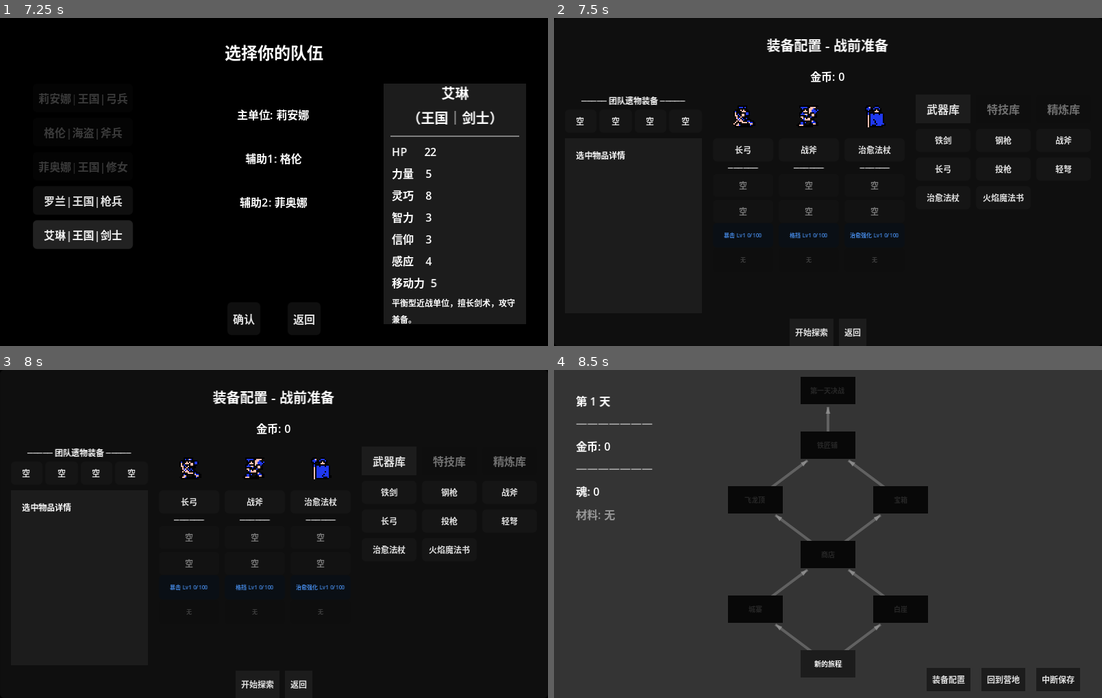
Above: before the commit, frames 1-4 (two rows, left to right).
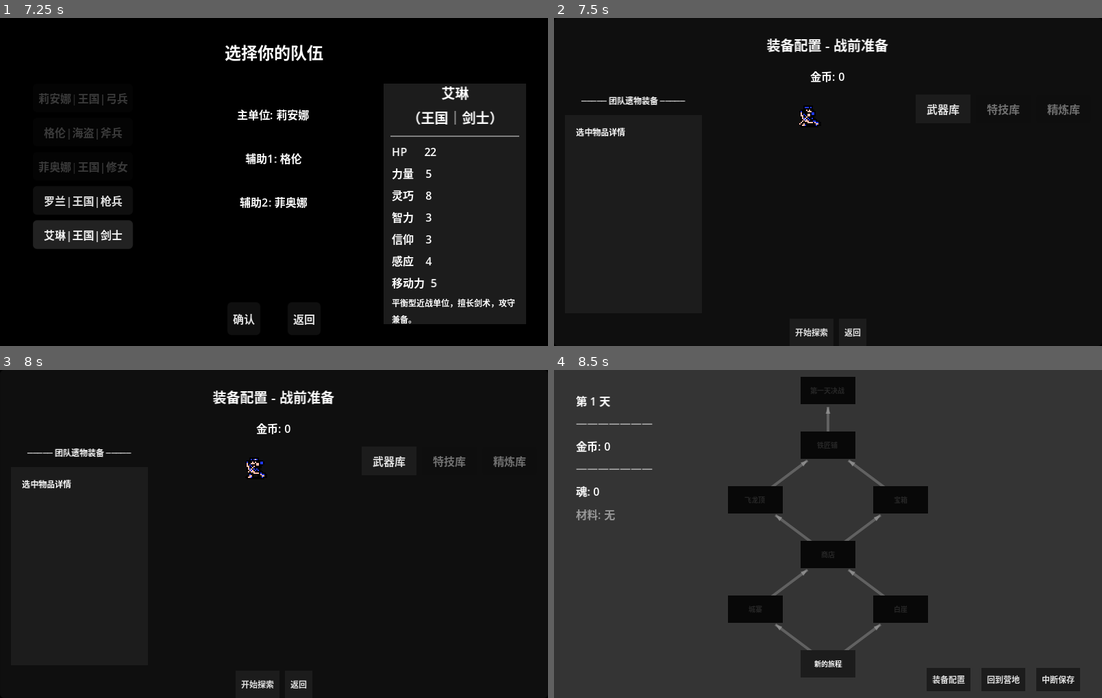
Above: after the commit, the same moments.

Repository: ZhuXilin/Dev_Project_260730
Game: Godot game, scene res://content/scenes/ui/MainMenu.tscn
Two runs of this game, one before a commit and one after it. Both use one fixed random seed, a clock stepped at 60 frames per second and the inputs below. Sound files missing from this copy of the repository are replaced by a short silence.
Inputs:
- Up to frame 1 (7.25 s): click "继续游戏" at 0.5 s; click "新建游戏" at 1.25 s; click "新游戏" at 2 s; click "战场探索" at 2.75 s; click "莉安娜|王国|弓兵" at 3.5 s; click "格伦|海盗|斧兵" at 4.25 s; click "菲奥娜|王国|修女" at 5 s; click "罗兰|王国|枪兵" at 5.75 s; click "艾琳|王国|剑士" at 6.5 s
- Up to frame 2 (7.5 s): click "确认" at 7.25 s
- Up to frame 3 (8 s): no input
- Up to frame 4 (8.5 s): click "开始探索" at 8 s

Frame 1 is identical in both runs. In frame 2, 1.9% of the frame differs, in the area x 4-95%, y 27-75%; in frame 3, 1.9%; in frame 4, less than 0.1%.
Error after the commit: Parse Error: Class "EquipmentConfigStyle" hides a global script class. (res://function/script/equipmentconfig/EquipmentConfigStyle.gd:1)

Commit message:
Move folder

Diff:
--- a/content/scenes/ui/EquipmentConfig.tscn
+++ b/content/scenes/ui/EquipmentConfig.tscn
@@ -1,6 +1,6 @@
 [gd_scene format=3 uid="uid://c8xq5y207f3g1"]
 
-[ext_resource type="Script" uid="uid://d31iuj7lsa4c6" path="res://function/script/EquipmentConfig/EquipmentConfig.gd" id="1"]
+[ext_resource type="Script" uid="uid://d31iuj7lsa4c6" path="res://function/script/equipmentconfig/EquipmentConfig.gd" id="1"]
 [ext_resource type="StyleBox" uid="uid://6qbsaxkfwg3o" path="res://content/resource/stylebox/8bit_style_box_flat.tres" id="2"]
 
 [node name="EquipmentConfig" type="CanvasLayer" unique_id=7633716]
--- a/function/global/Config.gd
+++ b/function/global/Config.gd
@@ -61,7 +61,7 @@
 	"DAMAGE_POPUP_SCRIPT":      "res://function/script/DamagePopup.gd",
 	"SHOP_MANAGER_SCRIPT":      "res://function/script/ShopManager.gd",
 	"MAP_SCENE_SCRIPT":         "res://function/script/MapScene.gd",
-	"EQUIPMENT_CONFIG_SCRIPT":  "res://function/script/EquipmentConfig/EquipmentConfig.gd",
+	"EQUIPMENT_CONFIG_SCRIPT":  "res://function/script/equipmentconfig/EquipmentConfig.gd",
 
 	# 图片 / 纹理
 	"CURSOR_TEXTURE":       "res://content/images/system/选择框.png",
--- a/function/script/EquipmentConfig/EquipmentConfig.gd
+++ b/function/script/EquipmentConfig/EquipmentConfig.gd
@@ -2,7 +2,7 @@
 
 enum Mode { DEPLOY, MAP, SHOP, FORGE, ARENA_REST, MAP_SHOP_REST }
 
-const Style = preload("res://function/script/EquipmentConfig/EquipmentConfigStyle.gd")
+const Style = preload("res://function/script/equipmentconfig/EquipmentConfigStyle.gd")
 
 var current_mode: Mode = Mode.DEPLOY
 var selected_units: Array = []
--- a/function/script/EquipmentConfig/EquipmentConfigDetail.gd
+++ b/function/script/EquipmentConfig/EquipmentConfigDetail.gd
@@ -1,7 +1,7 @@
 class_name EquipmentConfigDetail
 extends RefCounted
 
-const Style = preload("res://function/script/EquipmentConfig/EquipmentConfigStyle.gd")
+const Style = preload("res://function/script/equipmentconfig/EquipmentConfigStyle.gd")
 
 const DETAIL_LABEL_PATH = "VBoxContainer/MainHBox/LeftInfoColumn/DetailZone/DetailLabel"
 
--- a/function/script/EquipmentConfig/EquipmentConfigDrag.gd
+++ b/function/script/EquipmentConfig/EquipmentConfigDrag.gd
@@ -1,7 +1,7 @@
 class_name EquipmentConfigDrag
 extends RefCounted
 
-const Style = preload("res://function/script/EquipmentConfig/EquipmentConfigStyle.gd")
+const Style = preload("res://function/script/equipmentconfig/EquipmentConfigStyle.gd")
 
 var panel = null
 var is_dragging : bool = false
--- a/function/script/EquipmentConfig/EquipmentConfigForge.gd
+++ b/function/script/EquipmentConfig/EquipmentConfigForge.gd
@@ -1,7 +1,7 @@
 class_name EquipmentConfigForge
 extends RefCounted
 
-const Style = preload("res://function/script/EquipmentConfig/EquipmentConfigStyle.gd")
+const Style = preload("res://function/script/equipmentconfig/EquipmentConfigStyle.gd")
 
 # 品质升级映射
 const QUALITY_ORDER : Array = ["common", "rare", "epic", "legendary"]
--- a/function/script/EquipmentConfig/EquipmentConfigShop.gd
+++ b/function/script/EquipmentConfig/EquipmentConfigShop.gd
@@ -1,7 +1,7 @@
 class_name EquipmentConfigShop
 extends RefCounted
 
-const Style = preload("res://function/script/EquipmentConfig/EquipmentConfigStyle.gd")
+const Style = preload("res://function/script/equipmentconfig/EquipmentConfigStyle.gd")
 
 var panel = null
 
--- a/function/script/EquipmentConfig/EquipmentConfigTalent.gd
+++ b/function/script/EquipmentConfig/EquipmentConfigTalent.gd
@@ -1,7 +1,7 @@
 class_name EquipmentConfigTalent
 extends RefCounted
 
-const Style = preload("res://function/script/EquipmentConfig/EquipmentConfigStyle.gd")
+const Style = preload("res://function/script/equipmentconfig/EquipmentConfigStyle.gd")
 
 var panel = null
 
